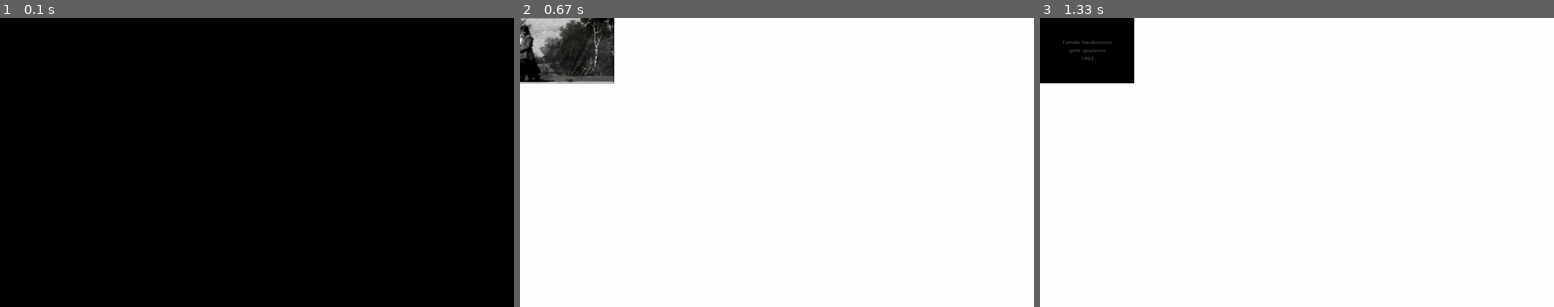
Above: before the commit, frames 1-3 (left to right).
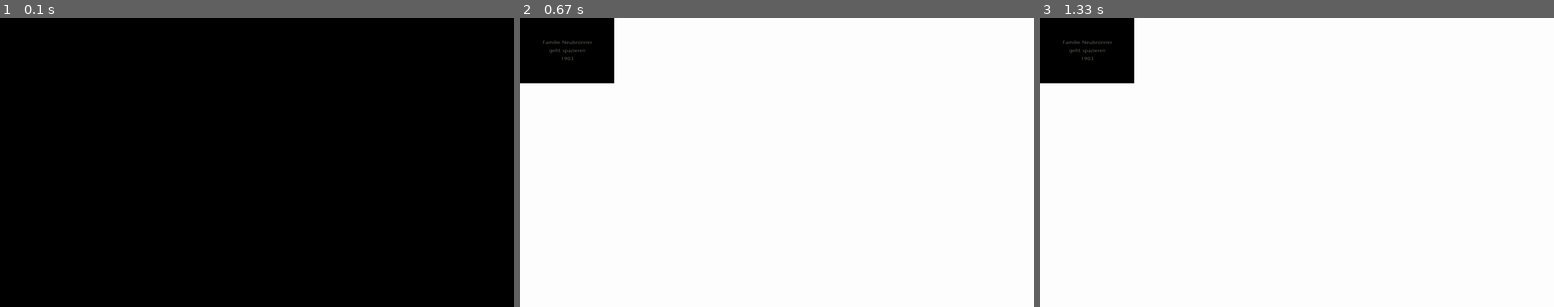
Above: after the commit, the same moments.

Repository: aschle/magicKurbelKamera
Game: pygame game, started from test_opencv.py
Same seed, same stepped clock (60 frames per second), same inputs: the game is played once before the commit and once after it.
Inputs:
- Up to frame 1 (0.1 s): no input
- Up to frame 2 (0.67 s): no input
- Up to frame 3 (1.33 s): no input

Frame 1 is identical in both runs. In frame 2, 3.4% of the frame differs, in the area x 0-19%, y 0-23%; in frame 3, less than 0.1%.

Commit message:
* you need to move the mouse then it starts playing * maybe because of some events
ref #3

Diff:
--- a/test_opencv.py
+++ b/test_opencv.py
@@ -4,21 +4,22 @@
 
 pygame.init()
 screen = pygame.display.set_mode((0, 0), pygame.FULLSCREEN  )
-done = False
+
 image1 = pygame.image.load("video/frames/NEUBR_24_0001.jpg")
 image2 = pygame.image.load("video/frames/NEUBR_24_0100.jpg")
 
 clock = pygame.time.Clock()
 
-while not done:
-    for event in pygame.event.get():
-        if event.type == pygame.QUIT:
-            done = True
-    screen.fill((255,255,255))
-    screen.blit(image1,(0,0))
-    clock.tick(10)
-    pygame.display.flip()
-    screen.fill((255,255,255))
-    screen.blit(image2,(0,0))
-    clock.tick(10)
-    pygame.display.flip()
+count = 1
+
+while 1:
+
+		for event in pygame.event.get():
+
+				image = 'video/frames/NEUBR_24_%04d.jpg' % (count,)
+				img = pygame.image.load(image)
+				screen.fill((255,255,255))
+				screen.blit(img,(0,0))
+				clock.tick(10)
+				pygame.display.flip()
+				count = count + 1
